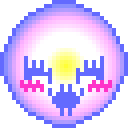
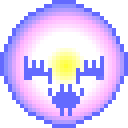
Two versions of the same layered image (128 x 128). Layer-by-layer changes:
painted on "Layer 1" over box(12, 76, 120, 96)
